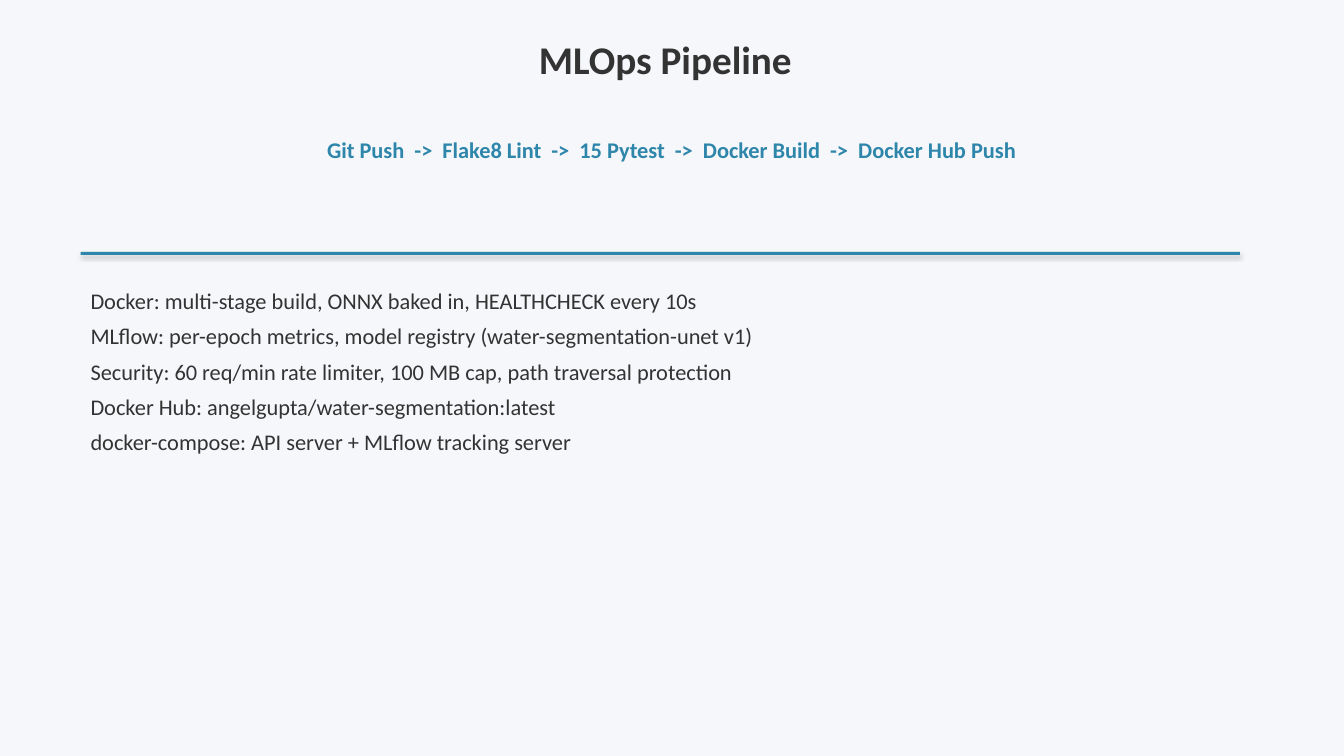
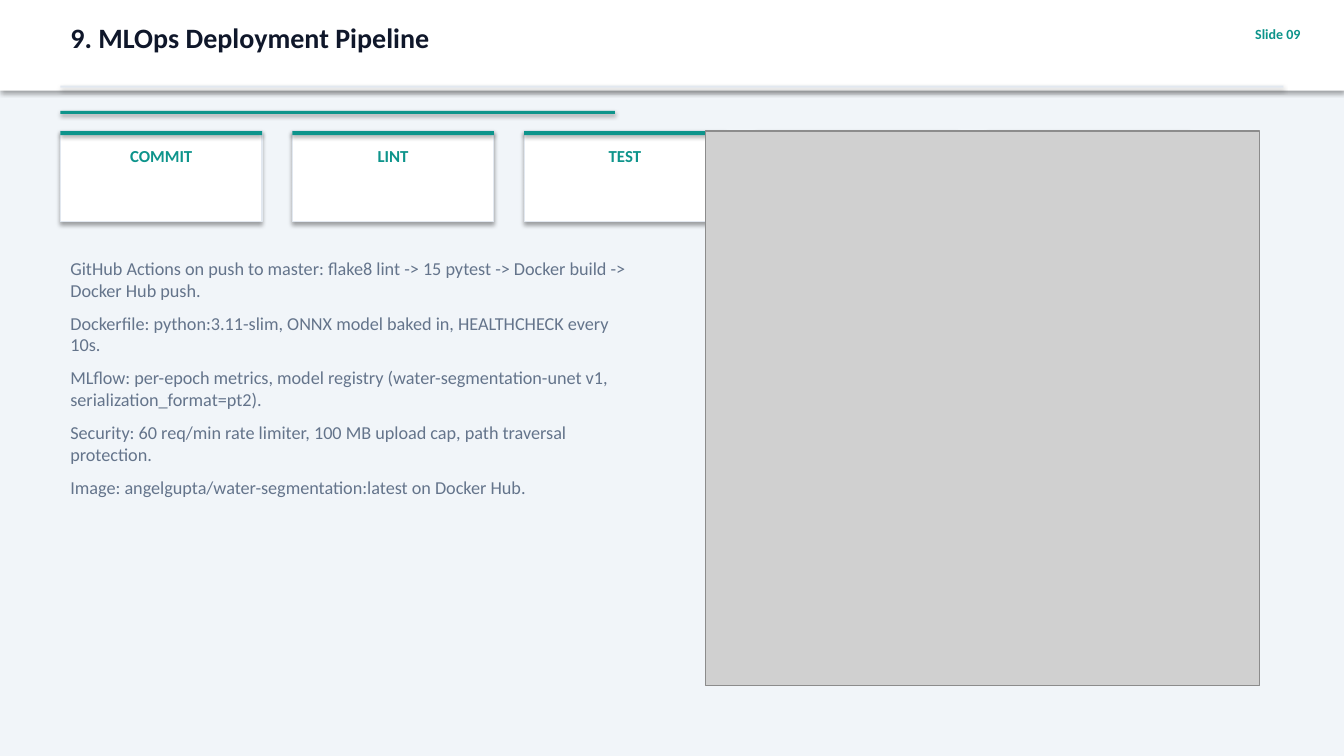
Before and after one commit to Angelgupta13/water-segementation, a slide deck: slide 9 of presentation.pptx (slide 7 before the commit). Drawn at 1344x756 pixels with LibreOffice and Linux fonts; fonts in the diff are those of the drawing; grey boxes stand for pictures. Boxes give left, top, right and bottom in pixels: in the first picture for what was removed or moved away, otherwise in the second. Text is boxed around its words. In the diff, an @@ line names an element or a change of style, - is before the commit and + after.

Commit message:
feat: professional 10-slide presentation with real EDA images, fix docker-compose healthcheck, update URLs

```diff
--- a/presentation.pptx
+++ b/presentation.pptx
@@ background #F5F7FA to #F1F5F9 @@
@@ rectangle added at [0,0,1344,91], fill #FFFFFF @@
@@ text at [70,28,429,53]: text changed; size 28 to 20 pt; text colour #333333 to #0F172A @@
-MLOps Pipeline
+9. MLOps Deployment Pipeline
@@ text added at [1255,29,1300,39], 10 pt, text #0D948B, bold @@
+Slide 09
@@ rectangle added at [60,86,1284,88], fill #E2E8F0 @@
@@ rectangle added at [60,111,615,114], fill #0D948B @@
@@ rectangle added at [60,131,262,222], fill #FFFFFF, outline #E2E8F0 0.75 pt @@
@@ rectangle added at [60,131,262,135], fill #0D948B @@
@@ rectangle added at [292,131,494,222], fill #FFFFFF, outline #E2E8F0 0.75 pt @@
@@ rectangle added at [292,131,494,135], fill #0D948B @@
@@ text removed at [327,142,1016,162] @@
-Git Push -> Flake8 Lint -> 15 Pytest -> Docker Build -> Docker Hub Push
@@ rectangle added at [524,131,726,222], fill #FFFFFF, outline #E2E8F0 0.75 pt @@
@@ rectangle added at [524,131,726,135], fill #0D948B @@
@@ picture added at [706,131,1260,687] @@
@@ rectangle added at [756,131,958,222], fill #FFFFFF, outline #E2E8F0 0.75 pt @@
@@ rectangle added at [756,131,958,135], fill #0D948B @@
@@ rectangle added at [988,131,1190,222], fill #FFFFFF, outline #E2E8F0 0.75 pt @@
@@ rectangle added at [988,131,1190,135], fill #0D948B @@
@@ text added at [130,151,192,162], 12 pt, text #0D948B, bold @@
+COMMIT
@@ text added at [378,151,409,162], 12 pt, text #0D948B, bold @@
+LINT
@@ text added at [609,151,641,162], 12 pt, text #0D948B, bold @@
+TEST
@@ text at [70,262,609,497]: text changed; size 16 to 13 pt; text colour #333333 to #64748B @@
-Docker: multi-stage build, ONNX baked in, HEALTHCHECK every 10s
-MLflow: per-epoch metrics, model registry (water-segmentation-unet v1)
-Security: 60 req/min rate limiter, 100 MB cap, path traversal protection
-Docker Hub: angelgupta/water-segmentation:latest
-docker-compose: API server + MLflow tracking server
+GitHub Actions on push to master: flake8 lint -> 15 pytest -> Docker build -> Docker Hub push.
+Dockerfile: python:3.11-slim, ONNX model baked in, HEALTHCHECK every 10s.
+MLflow: per-epoch metrics, model registry (water-segmentation-unet v1, serialization_format=pt2).
+Security: 60 req/min rate limiter, 100 MB upload cap, path traversal protection.
+Image: angelgupta/water-segmentation:latest on Docker Hub.
@@ rectangle removed at [81,252,1240,255] @@
```
Also in this commit, not shown: 6 other slides changed, 3 slides added, 1 slide removed, 4 other files.
